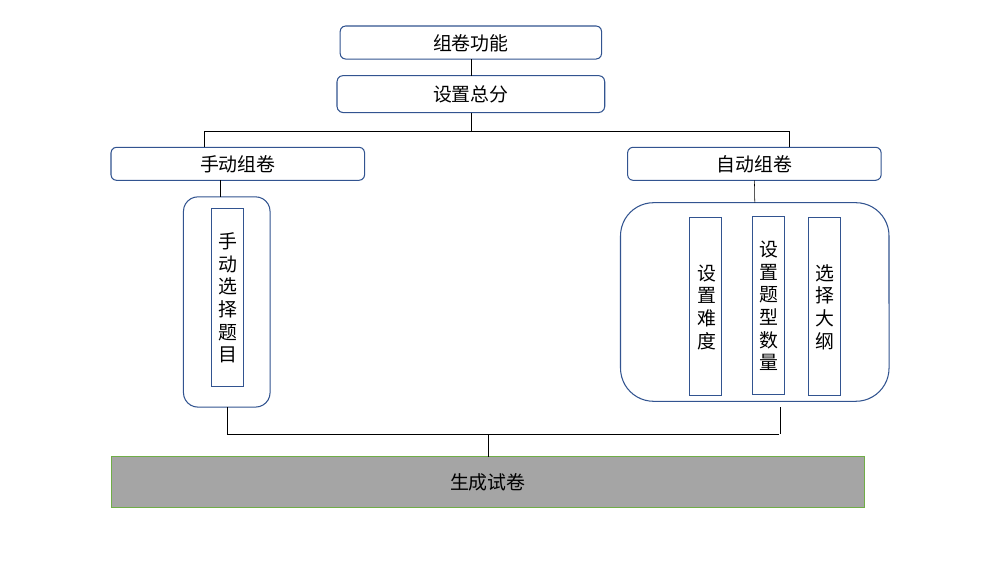
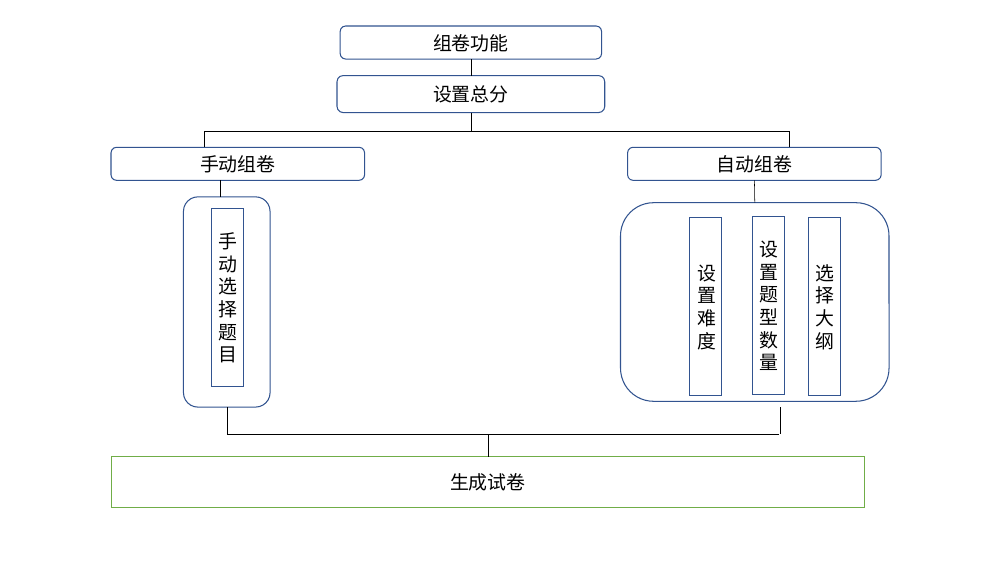
Before and after one commit to simple5960/bishe, a slide deck: slide 23 of 答辩.pptx. Drawn at 1008x567 pixels with LibreOffice and Linux fonts; fonts in the diff are those of the drawing. Boxes give left, top, right and bottom in pixels: in the first picture for what was removed or moved away, otherwise in the second. Text is boxed around its words. In the diff, an @@ line names an element or a change of style, - is before the commit and + after.

```diff
--- a/答辩.pptx
+++ b/答辩.pptx
@@ rectangle "生成试卷" at bbox=[111, 457, 865, 508]: fill #A5A5A5 to none @@
```
Also in this commit, not shown: 1 other slide changed, 2 slides added, 47 other files.
